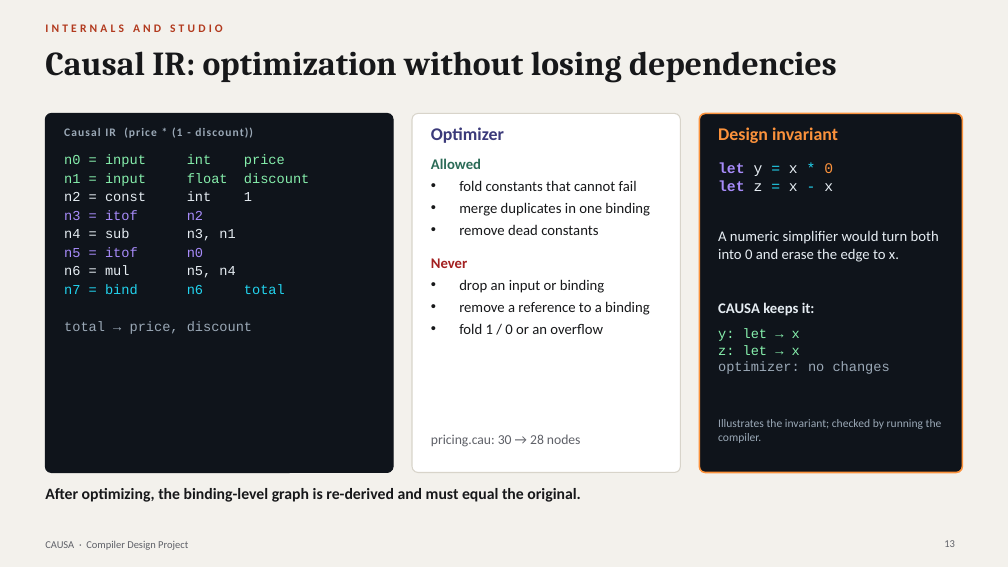
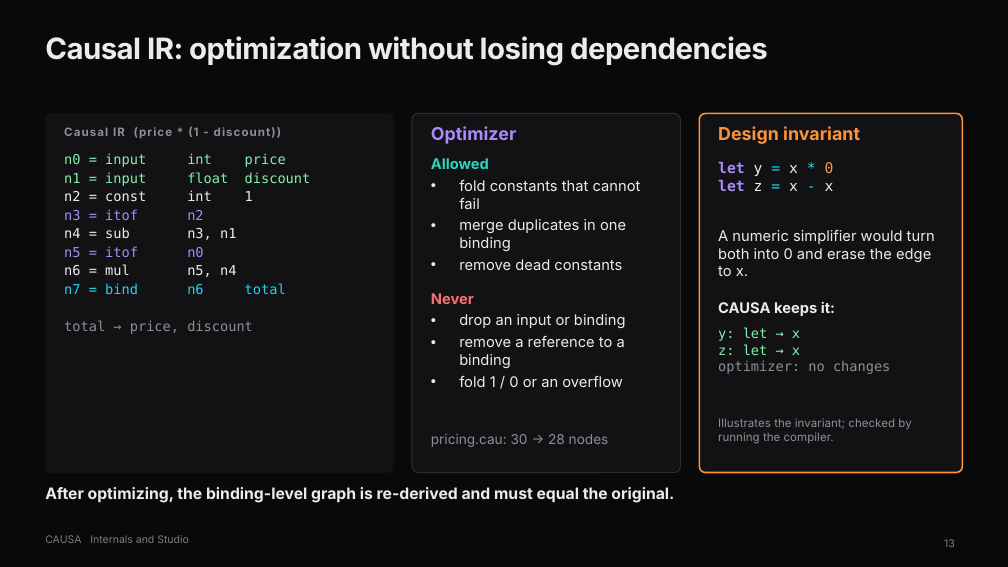
Before and after one commit to ujvall/Causa, a slide deck: slide 13 of presentation/CAUSA_Final_Presentation.pptx. Drawn at 1008x567 pixels with LibreOffice and Linux fonts; fonts in the diff are those of the drawing. Boxes give left, top, right and bottom in pixels: in the first picture for what was removed or moved away, otherwise in the second. Text is boxed around its words. In the diff, an @@ line names an element or a change of style, - is before the commit and + after.

Commit message:
Presentation: matte black theme, Inter typography

```diff
--- a/presentation/CAUSA_Final_Presentation.pptx
+++ b/presentation/CAUSA_Final_Presentation.pptx
@@ background #F3F1EC to #09090A @@
@@ title "Causal IR: optimization without losing ...": place and size @@
-title "Causal IR: optimization without losing ..." at <box>45,51,836,83</box>
+title "Causal IR: optimization without losing ..." at <box>45,36,768,66</box>
@@ title "Causal IR: optimization without losing ..." at <box>45,36,768,66</box>: size 32 to 28 pt, font Cambria to Inter, text colour #17181A to #ECECEE, letter spacing 0 to -0.5 pt @@
@@ rounded rectangle at <box>45,113,393,473</box>: fill #0F141B to #121214; outline #0F141B 1 pt to #121214 1 pt @@
@@ rounded rectangle at <box>412,113,681,473</box>: fill #FFFFFF to #121214; outline #D8D4CA 1 pt to #2B2B31 1 pt @@
@@ rounded rectangle at <box>699,113,963,473</box>: fill #0F141B to #121214 @@
@@ text "Causal IR (price * (1 ..." at <box>64,126,281,139</box>: font Calibri to Inter, text colour #9AA8B6 to #8E8E96 @@
@@ text "Optimizer" at <box>431,126,516,144</box>: font Calibri to Inter, text colour #3B3A7A to #A78BFA @@
@@ text "Design invariant" at <box>718,126,860,144</box>: font Calibri to Inter @@
@@ text "n0 = input int price" at <box>64,153,311,334</box>: font Courier New to DejaVu Sans Mono; text colour #E6EDF3 to #ECECEE in "n2 = const int 1", "n4 = sub n3, n1", "n6 = mul n5, n4"; text colour #9AA8B6 to #8E8E96 in "total → price, discount" @@
@@ text "Allowed" at <box>431,158,641,387</box>: font Calibri to Inter, text colour #17181A to #ECECEE; text colour #2B6B57 to #2DD4BF in "Allowed"; text colour #A32020 to #F87171 in "Never" @@
@@ text "let y = x * ..." at <box>718,162,834,192</box>: font Courier New to DejaVu Sans Mono; text colour #E6EDF3 to #ECECEE in "y x", "z x x" @@
@@ text "A numeric simplifier would turn ..." at <box>718,230,935,276</box>: font Calibri to Inter, text colour #E6EDF3 to #ECECEE @@
@@ text "CAUSA keeps it:" at <box>718,302,835,316</box>: font Calibri to Inter, text colour #E6EDF3 to #ECECEE @@
@@ text "y: let → x" at <box>718,327,890,374</box>: font Courier New to DejaVu Sans Mono; text colour #9AA8B6 to #8E8E96 in "optimizer: no changes" @@
@@ text "Illustrates the invariant; checked by ..." at <box>718,418,911,444</box>: font Calibri to Inter, text colour #9AA8B6 to #8E8E96 @@
@@ text "pricing.cau: 30 → 28 nodes" at <box>431,434,609,447</box>: font Calibri to Inter, text colour #5F6168 to #8E8E96 @@
@@ text "After optimizing, the binding-level graph ..." at <box>45,487,674,503</box>: font Calibri to Inter, text colour #17181A to #ECECEE @@
@@ text at <box>45,535,189,543</box>: text changed; size 11 to 10 pt; font Calibri to Inter; text colour #B23A1E to #7C7C84; bold off @@
-INTERNALS AND STUDIO
+CAUSA Internals and Studio
@@ page number at <box>944,539,955,547</box>: font Calibri to Inter, text colour #5F6168 to #7C7C84 @@
@@ text removed at <box>45,541,188,550</box> @@
-CAUSA · Compiler Design Project
```
Also in this commit, not shown: 19 other slides changed, 3 other files.
